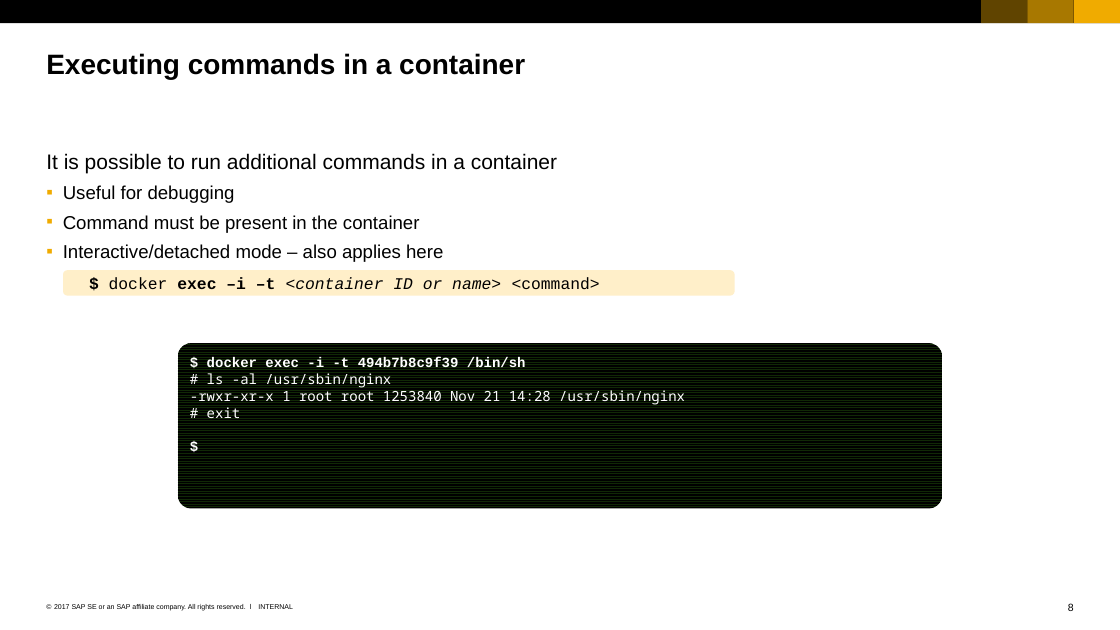
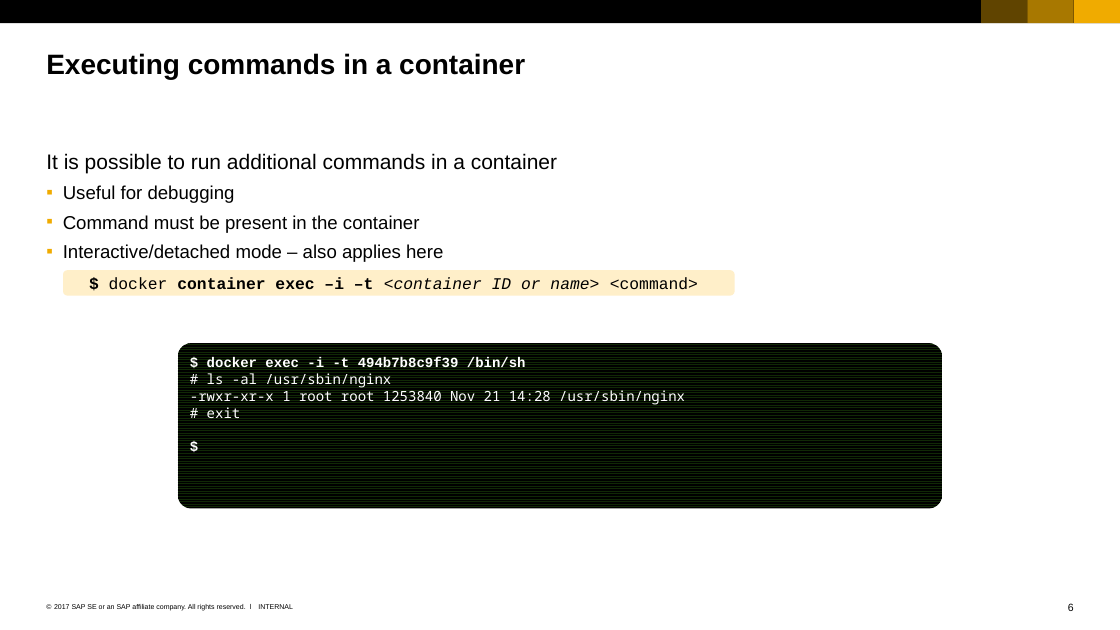
Before and after one commit to cuijiyao01/docker-k8s-training, a slide deck: slide 6 of docker/03_Working_with_containers.pptx (slide 8 before the commit). Drawn at 1120x630 pixels with LibreOffice and Linux fonts; fonts in the diff are those of the drawing. Boxes give left, top, right and bottom in pixels: in the first picture for what was removed or moved away, otherwise in the second. Text is boxed around its words. In the diff, an @@ line names an element or a change of style, - is before the commit and + after.

Commit message:
Some polishing of the Docker slides.

```diff
--- a/docker/03_Working_with_containers.pptx
+++ b/docker/03_Working_with_containers.pptx
@@ text in rounded rectangle at (x1=109, y1=277, x2=698, y2=290): text changed @@
-    $ docker exec –i –t <container ID or name> <command>
+    $ docker container exec –i –t <container ID or name> <command>
```
Also in this commit, not shown: 5 other slides changed, 2 slides removed, 3 other files.
